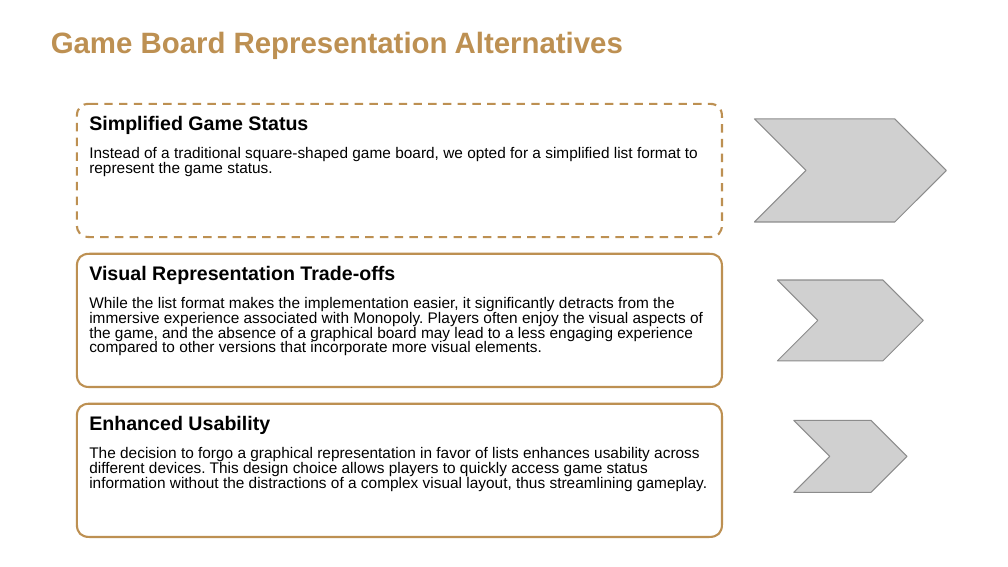
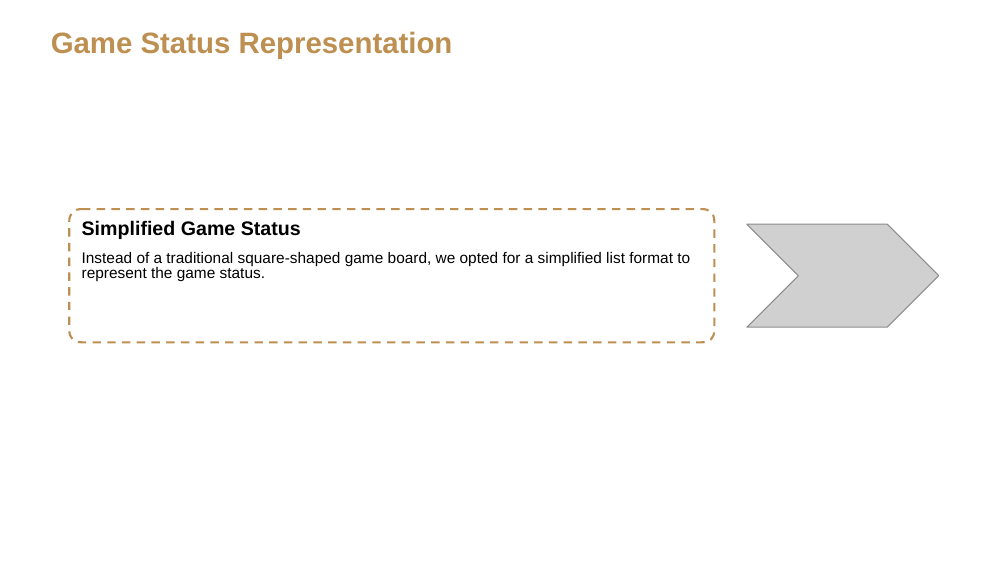
Before and after one commit to 754cac/COMP3211-MonopolyCMD, a slide deck: slide 6 of Report/Presentation Material/Comp3211_GroupProject_Group33_Presentation.pptx. Drawn at 1008x567 pixels with LibreOffice and Linux fonts; fonts in the diff are those of the drawing; grey boxes stand for pictures; background and template pictures are left out. Boxes give left, top, right and bottom in pixels: in the first picture for what was removed or moved away, otherwise in the second. Text is boxed around its words. In the diff, an @@ line names an element or a change of style, - is before the commit and + after.

Commit message:
Update presentation ppt& add pdf

```diff
--- a/Report/Presentation Material/Comp3211_GroupProject_Group33_Presentation.pptx
+++ b/Report/Presentation Material/Comp3211_GroupProject_Group33_Presentation.pptx
@@ text at box(51, 31, 453, 59): text changed @@
-Game Board Representation Alternatives
+Game Status Representation
@@ picture removed at box(754, 119, 946, 222) @@
@@ 2 texts, 1 freeform shape: place and size @@
-2 texts, 1 freeform shape at box(77, 104, 722, 237)
+2 texts, 1 freeform shape at box(70, 209, 715, 342)
@@ picture: place and size @@
-picture at box(793, 420, 906, 492)
+picture at box(747, 224, 938, 327)
@@ freeform shape removed at box(77, 254, 722, 387) @@
@@ text removed at box(89, 265, 395, 284) @@
-Visual Representation Trade-offs
@@ text removed at box(89, 297, 703, 356) @@
-While the list format makes the implementation easier, it significantly detracts from the immersive experience associated with Monopoly. Players often enjoy the visual aspects of the game, and the absence of a graphical board may lead to a less engaging experience compared to other versions that incorporate more visual elements.
@@ picture removed at box(777, 280, 923, 361) @@
@@ freeform shape removed at box(77, 404, 722, 537) @@
@@ text removed at box(89, 415, 270, 434) @@
-Enhanced Usability
@@ text removed at box(89, 447, 699, 491) @@
-The decision to forgo a graphical representation in favor of lists enhances usability across different devices. This design choice allows players to quickly access game status information without the distractions of a complex visual layout, thus streamlining gameplay.
```
Also in this commit, not shown: 4 other slides changed, 1 other file.
